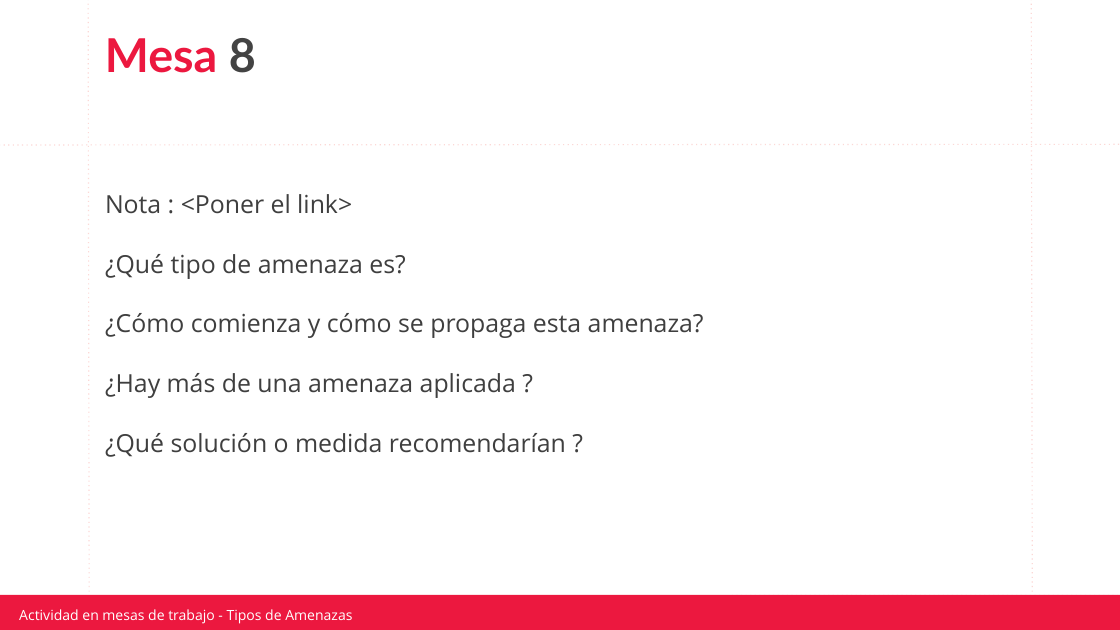
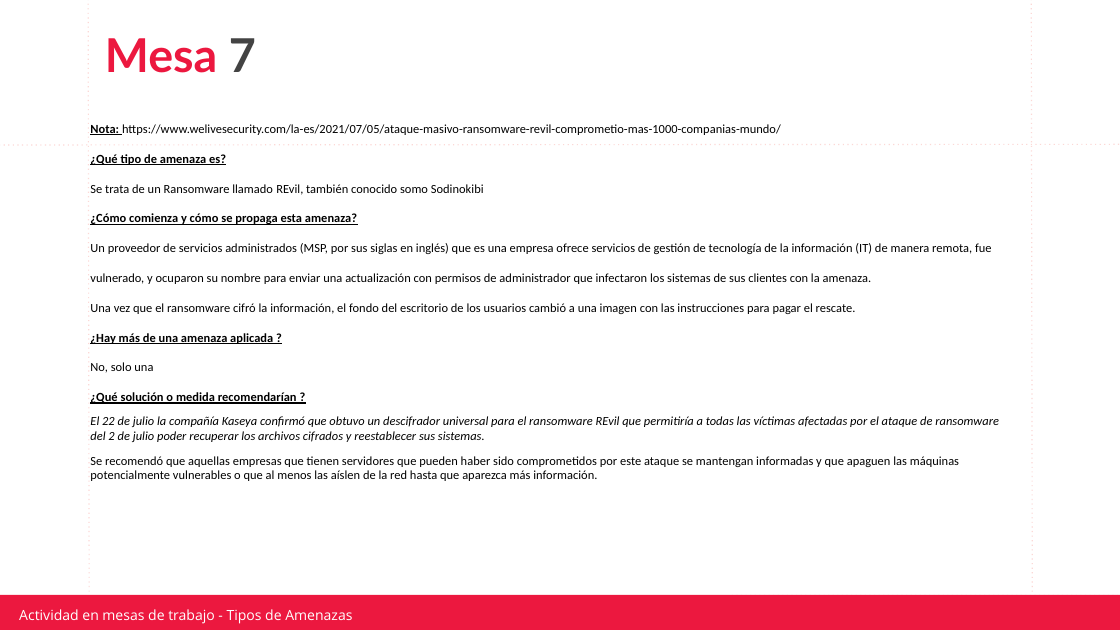
Before and after one commit to jpereyradh/Mochila_0921TDIIFN1C5LAED0921PT, a slide deck: slide 8 of Clase 24- Amenazas/Material/Actividad Tipos de amenazas.pptx. Drawn at 1120x630 pixels with LibreOffice and Linux fonts; fonts in the diff are those of the drawing; background and template pictures are left out. Boxes give left, top, right and bottom in pixels: in the first picture for what was removed or moved away, otherwise in the second. Text is boxed around its words. In the diff, an @@ line names an element or a change of style, - is before the commit and + after.

Commit message:
subo actividad clase 24

```diff
--- a/Clase 24- Amenazas/Material/Actividad Tipos de amenazas.pptx
+++ b/Clase 24- Amenazas/Material/Actividad Tipos de amenazas.pptx
@@ text at [105,38,256,73]: text changed @@
-Mesa 8
+Mesa 7
@@ text "Nota: https://www.welivesecurity.com/la-es/2021/07/05/ataque ...": place and size @@
-text "Nota: https://www.welivesecurity.com/la-es/2021/07/05/ataque ..." at [105,194,704,457]
+text "Nota: https://www.welivesecurity.com/la-es/2021/07/05/ataque ..." at [90,124,999,481]
@@ text at [90,124,781,135]: text changed; size 16 to 8 pt; font Open Sans to Calibri; text colour #3F3F3F to #000000 @@
-Nota : <Poner el link>
+Nota: https://www.welivesecurity.com/la-es/2021/07/05/ataque-masivo-ransomware-revil-comprometio-mas-1000-companias-mundo/
@@ text at [90,154,357,405]: size 16 to 8 pt, font Open Sans to Calibri, text colour #3F3F3F to #000000, bold on, underline on in "¿Qué tipo de amenaza es?", "¿Cómo comienza y cómo se propaga esta ...", "¿Hay más de una amenaza aplicada ?", "¿Qué solución o medida recomendarían ?" @@
@@ text at [90,184,484,195]: paragraph added @@
+Se trata de un Ransomware llamado REvil, también conocido somo Sodinokibi
@@ text at [90,243,992,314]: paragraphs added @@
+Un proveedor de servicios administrados (MSP, por sus siglas en inglés) que es una empresa ofrece servicios de gestión de tecnología de la información (IT) de manera remota, fue vulnerado, y ocuparon su nombre para enviar una actualización con permisos de administrador que infectaron los sistemas de sus clientes con la amenaza.
+Una vez que el ransomware cifró la información, el fondo del escritorio de los usuarios cambió a una imagen con las instrucciones para pagar el rescate.
@@ text at [90,362,153,372]: paragraph added @@
+No, solo una
@@ text at [90,416,999,481]: paragraphs added @@
+El 22 de julio la compañía Kaseya confirmó que obtuvo un descifrador universal para el ransomware REvil que permitiría a todas las víctimas afectadas por el ataque de ransomware del 2 de julio poder recuperar los archivos cifrados y reestablecer sus sistemas.
+Se recomendó que aquellas empresas que tienen servidores que pueden haber sido comprometidos por este ataque se mantengan informadas y que apaguen las máquinas potencialmente vulnerables o que al menos las aíslen de la red hasta que aparezca más información.
```
